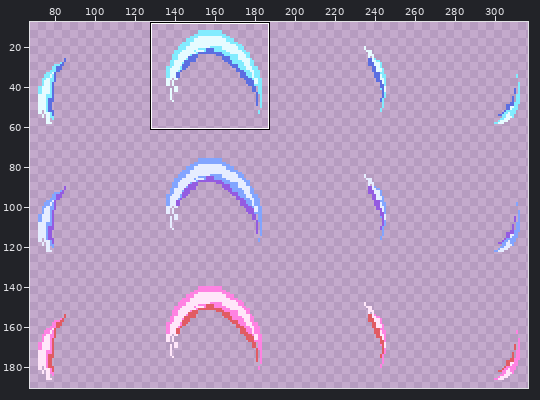
Two states of a sprite sheet, dist/game_assets/spritesheets/abilities/anchorswing.png. Above, an overview of the earlier version with the close-up marked.
Close-up. Before:
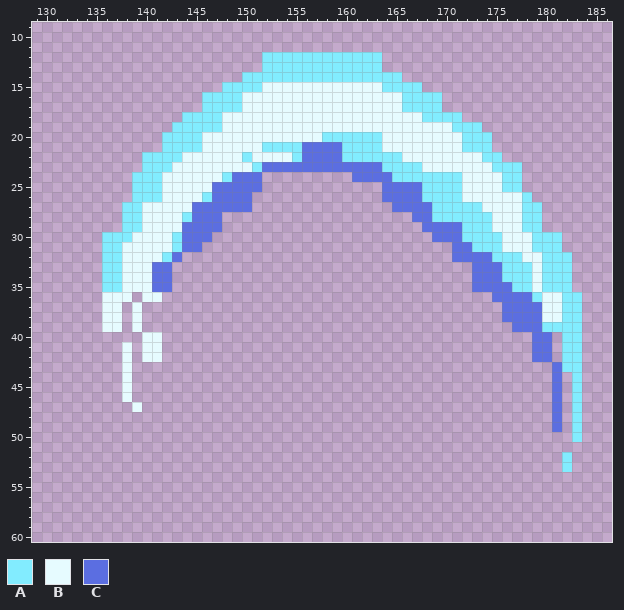
The file is 320x192 pixels. Colours within 5 levels of each other are drawn and written as one. Shown: x 129..186, y 9..60. The wide view leaves out empty margins. The commit also changed other parts of the picture, which this record leaves out.
Palette (. is transparent): A #82ecff  B #e6fbff  C #5b6ee1
Pixels before, first column x 136:
12 ................AAAAAAAAAAAA....................
13 ................AAAAAAAAAAAA....................
14 ..............AAAAAAAAAAAAAAAA..................
15 ............AAAABBBBBBBBBBBBAAAA................
16 ..........AAAABBBBBBBBBBBBBBBBAAAA..............
17 ..........AAAABBBBBBBBBBBBBBBBAAAA..............
18 ........AAAABBBBBBBBBBBBBBBBBBBBAAAA............
19 .......AAAAABBBBBBBBBBBBBBBBBBBBBBBAAA..........
20 ......AAAABBBBBBBBBBBBAAAAAABBBBBBBBAAA.........
21 ......AAAABBBBBBAAAACCCCAAAABBBBBBBBAAA.........
22 ....AAAABBBBBBABBBBACCCCAAAAAABBBBBBBBAA........
23 ....AAABBBBBBBBACCCCCCCCCCCCAAAABBBBBBBAAA......
24 ...AAABBBBBBACCC.........CCCCAAAAAAABBBBAA......
25 ...AAABBBBBCCCCC............CCCCAAAABBBBAA......
26 ...AAABBBBACCCC.............CCCCAAAABBBBBBA.....
27 ..AABBBBBCCCCCC..............CCCCAAAAABBBBAA....
28 ..AABBBBACCC...................CCAAAAAABBBAA....
29 ..AABBBBCCCC....................CCCCAAABBBAA....
30 AAABBBBACCC......................CCCAAAABBBAAA..
31 AABBBBBACC.........................CCAAABBBAAA..
32 AABBBBAC...........................CCCCAAABBAAA.
33 AABBBCC..............................CCCAAABAAA.
34 AABBBCC..............................CCCAAABAAA.
35 AABBBCC..............................CCCCAABAAA.
36 BBB.BB.................................CCCCABBAA
37 BB.B....................................CCCCBBAA
38 BB.B....................................CCCCBBAA
39 BB.B.....................................CCCAAAA
40 ....BB.....................................CC.AA
41 ..B.BB.....................................CC.AA
42 ..B.BB.....................................CC.AA
43 ..B..........................................CAA
44 ..B..........................................C.A
45 ..B..........................................C.A
46 ..B..........................................C.A
47 ...B.........................................C.A
48 .............................................C.A
49 .............................................C.A
50 ...............................................A
51 ................................................
52 ..............................................A.
53 ..............................................A.
And afterwards:
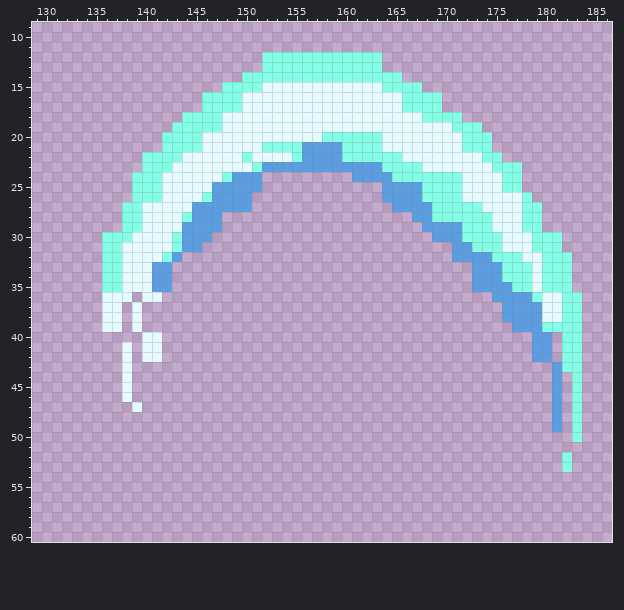
Edits made:
Colour A changes from #82ecff to #82ffe6.
Colour C changes from #5b6ee1 to #5b9de1.
Where, in picture pixels (left, top, right, bottom), the same in both close-ups:
changed: (102, 52, 582, 472)
